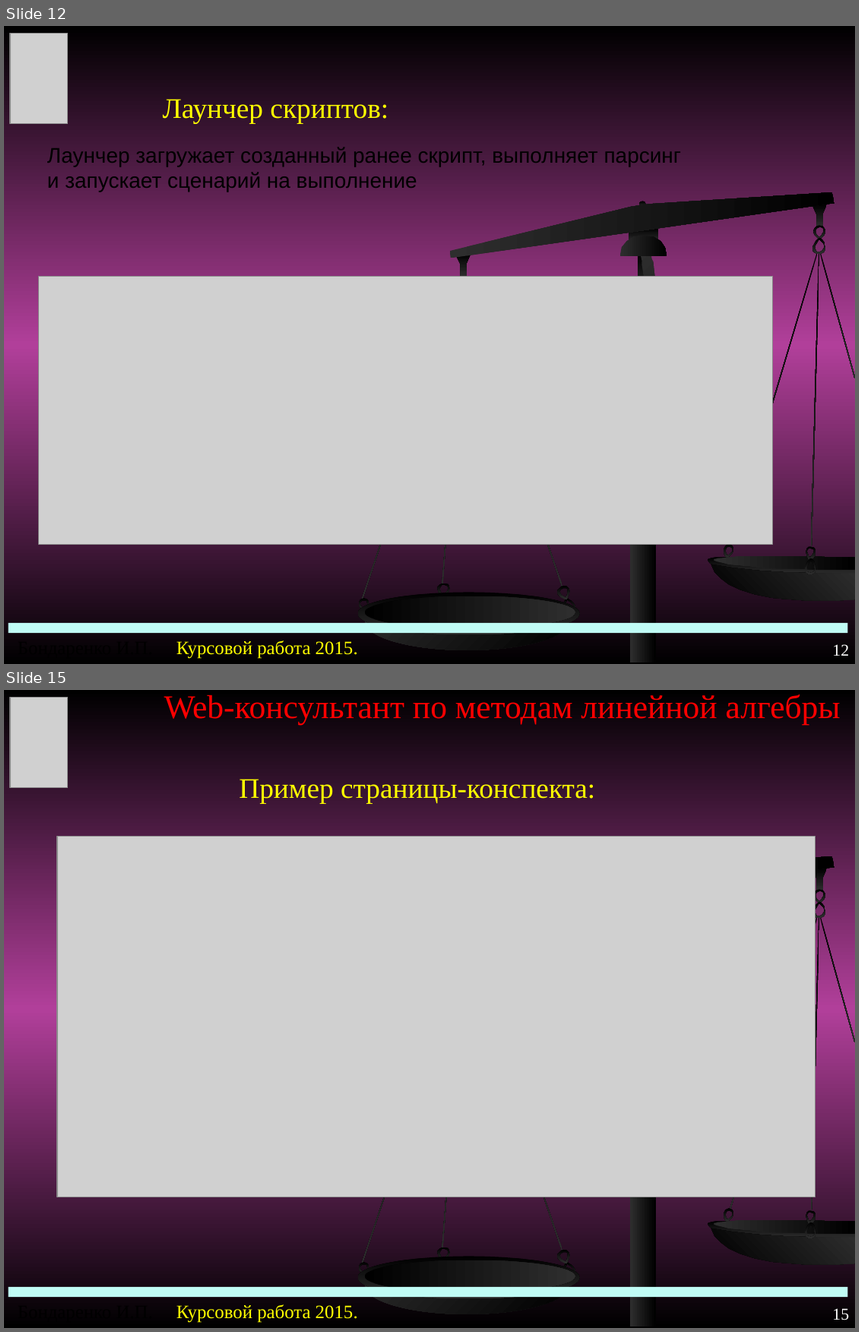
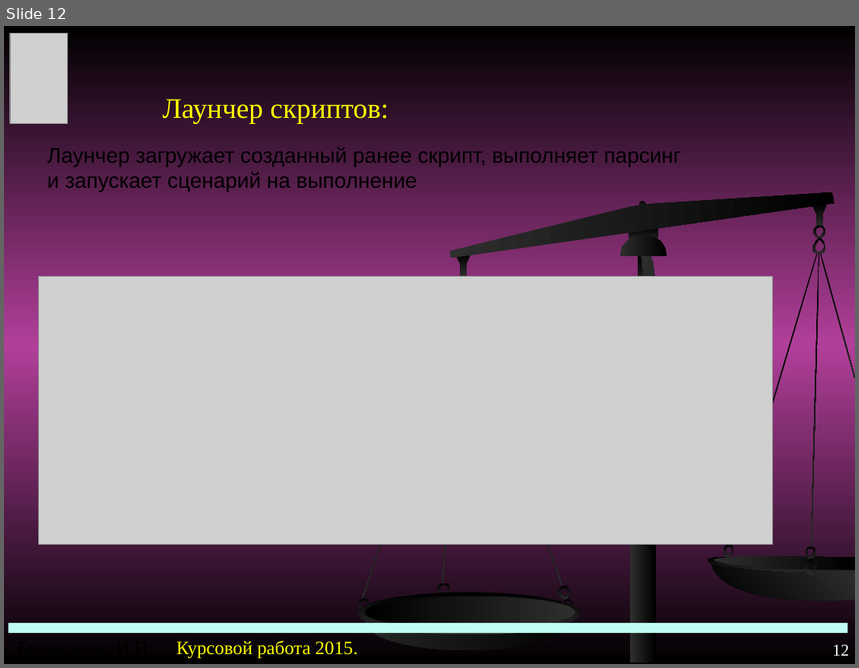
Before and after one commit to bandarenka/CourseP2015, a slide deck: HOV-1-11 BandarenkaIP.ppt. Shown one above the other, each under a label of ours: slides 12 and 15 before the commit, slide 12 after it; the slides between them are not shown. The pictures are 859x1332 and 859x668 pixels, drawn with LibreOffice and Linux fonts; fonts in the diff are those of the drawing; grey boxes stand for pictures. Boxes give left, top, right and bottom in pixels: in the first picture for what was removed or moved away, otherwise in the second. Text is boxed around its words. In the diff, an @@ line names an element or a change of style, - is before the commit and + after.

```diff
--- a/HOV-1-11 BandarenkaIP.ppt
+++ b/HOV-1-11 BandarenkaIP.ppt
@@ slide 15 removed at (x1=4, y1=690, x2=855, y2=1328), background gradient #000000 to #B13F9A; not listed: 25 template elements that a slide beside it also shows @@
@@ picture removed at (x1=10, y1=697, x2=68, y2=788) @@
@@ title removed at (x1=164, y1=695, x2=841, y2=724) @@
-Web-консультант по методам линейной алгебры
@@ subtitle removed at (x1=239, y1=779, x2=595, y2=803) @@
-Пример страницы-конспекта:
@@ picture removed at (x1=58, y1=837, x2=816, y2=1198) @@
@@ rectangle removed at (x1=9, y1=1287, x2=848, y2=1298) @@
@@ page number removed at (x1=832, y1=1309, x2=849, y2=1321) @@
-15
```
Also in this commit, not shown: 1 slide changed, 1 slide added, 6 other slides removed, 1 other file.
